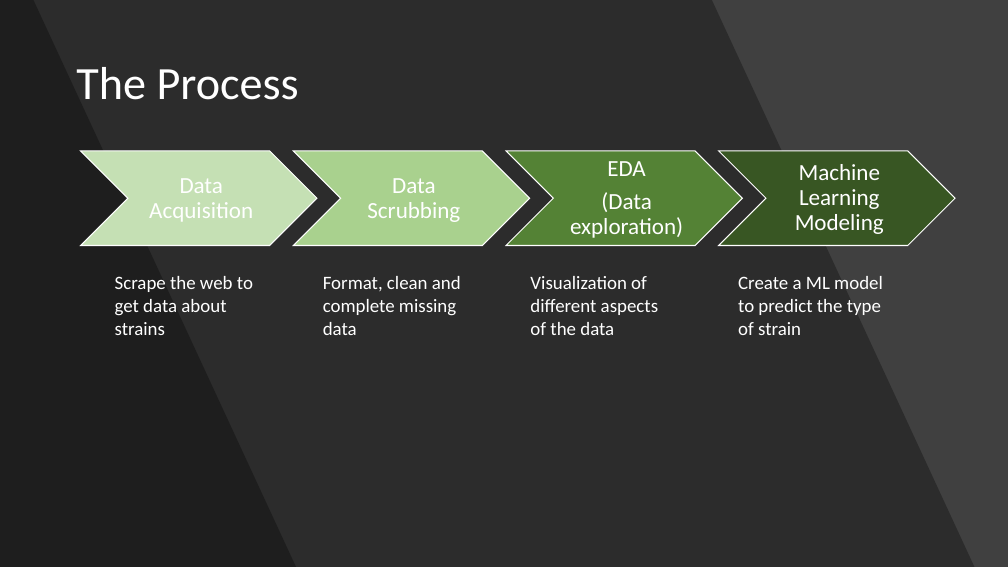
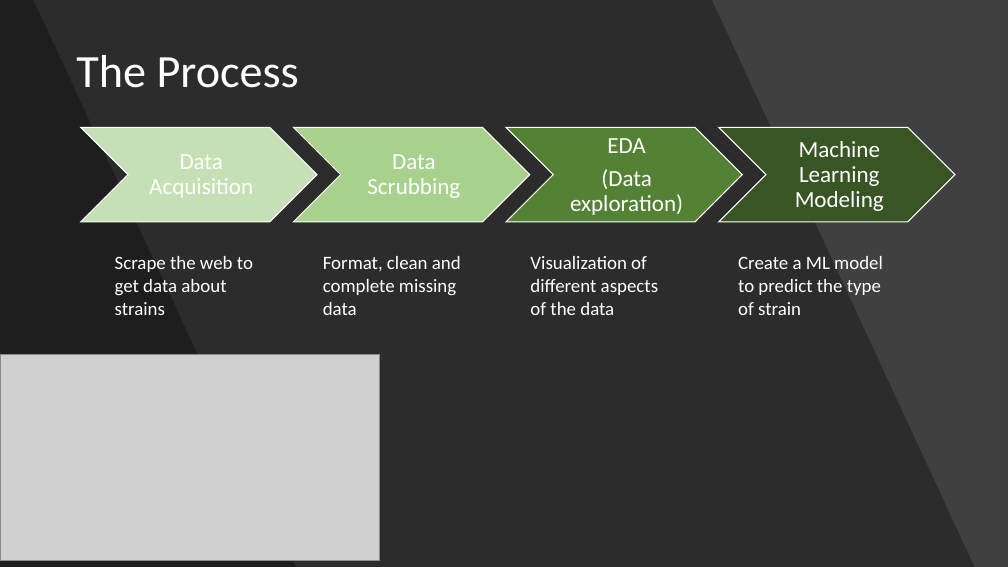
Before and after one commit to DanielOfir/Cannabis-Analysis, a slide deck: slide 3 of Cannabis Analysis.pptx. Drawn at 1008x567 pixels with LibreOffice and Linux fonts; fonts in the diff are those of the drawing; grey boxes stand for pictures. Boxes give left, top, right and bottom in pixels: in the first picture for what was removed or moved away, otherwise in the second. Text is boxed around its words. In the diff, an @@ line names an element or a change of style, - is before the commit and + after.

```diff
--- a/Cannabis Analysis.pptx
+++ b/Cannabis Analysis.pptx
@@ title "The Process": place and size @@
-title "The Process" at bbox=[76, 67, 299, 100]
+title "The Process" at bbox=[76, 55, 299, 88]
@@ 4 texts, 4 chevrons: place and size @@
-4 texts, 4 chevrons at bbox=[81, 151, 956, 246]
+4 texts, 4 chevrons at bbox=[81, 128, 956, 222]
@@ 4 texts: place and size @@
-4 texts at bbox=[115, 276, 883, 335]
+4 texts at bbox=[115, 256, 883, 315]
@@ picture added at bbox=[0, 355, 380, 560] @@
```
Also in this commit, not shown: 1 other slide changed, 12 slides added, 8 other files.
